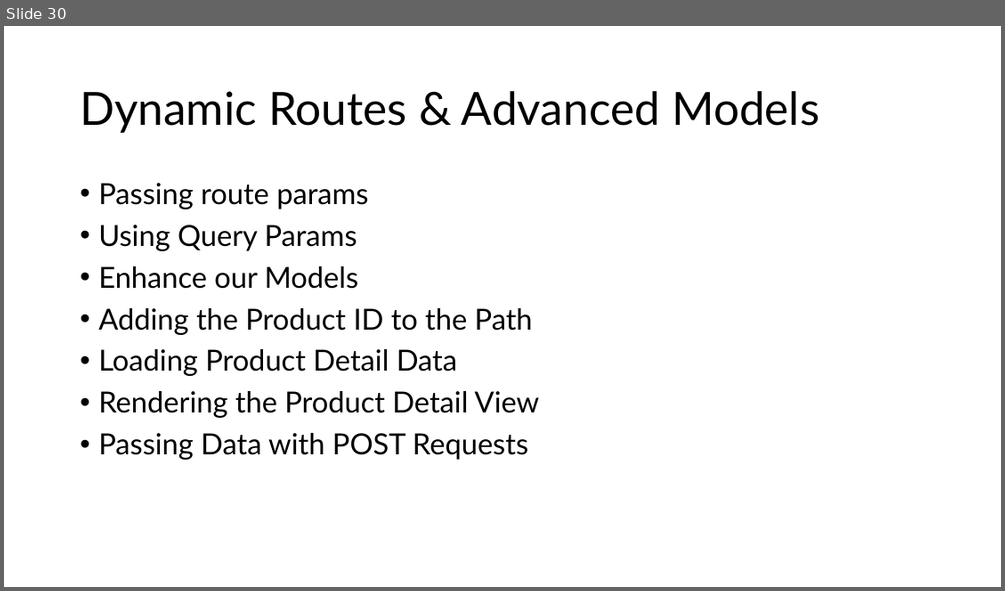
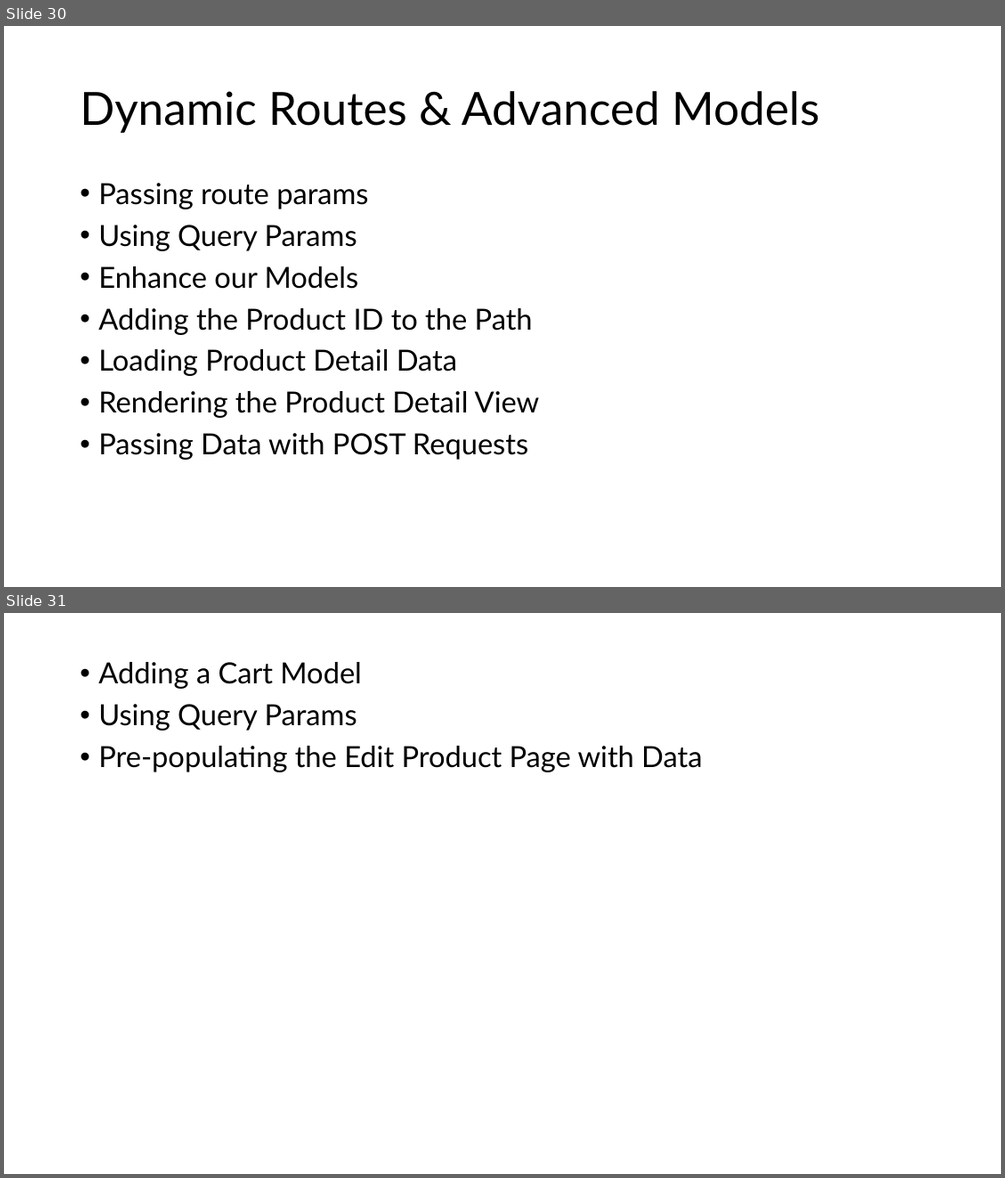
Before and after one commit to PiyushChaturvedii/Batch06, a slide deck: Node/node.pptx. Shown one above the other, each under a label of ours: slide 30 before the commit, slides 30 and 31 after it. The pictures are 1005x591 and 1005x1178 pixels, drawn with LibreOffice and Linux fonts; fonts in the diff are those of the drawing. Boxes give left, top, right and bottom in pixels: in the first picture for what was removed or moved away, otherwise in the second. Text is boxed around its words. In the diff, an @@ line names an element or a change of style, - is before the commit and + after.

Commit message:
cartModule

```diff
--- a/Node/node.pptx
+++ b/Node/node.pptx
@@ slide 31 added at [4,613,1001,1174], background #FFFFFF @@
@@ text added at [98,662,702,772], 28 pt, text #000000 @@
+• Adding a Cart Model
+• Using Query Params
+• Pre-populating the Edit Product Page with Data
```
Also in this commit, not shown: 34 other files.
